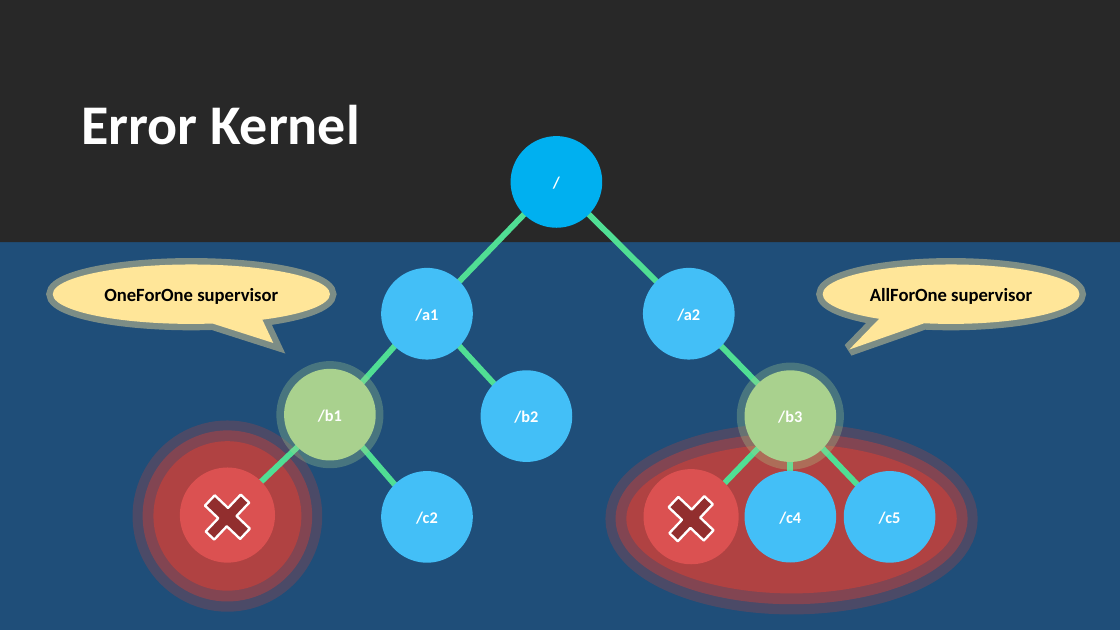
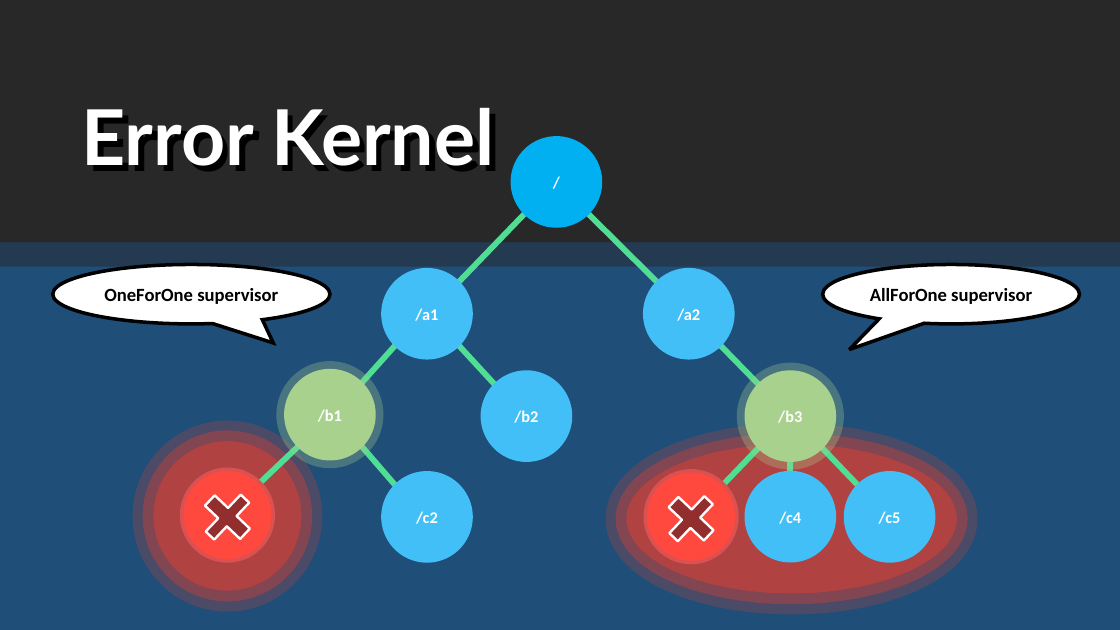
Before and after one commit to rogeralsing/Presentations, a slide deck: slide 15 of FailingGracefully/QConSP/protoactor.pptx (slide 14 before the commit). Drawn at 1120x630 pixels with LibreOffice and Linux fonts; fonts in the diff are those of the drawing. Boxes give left, top, right and bottom in pixels: in the first picture for what was removed or moved away, otherwise in the second. Text is boxed around its words. In the diff, an @@ line names an element or a change of style, - is before the commit and + after.

```diff
--- a/FailingGracefully/QConSP/protoactor.pptx
+++ b/FailingGracefully/QConSP/protoactor.pptx
@@ text "Error Kernel" at [81,107,494,166]: size 48 to 66 pt, font Calibri to Lato @@
@@ rounded rectangle added at [0,242,1120,266], fill #282828 at 50% opacity @@
@@ speech bubble "OneForOne supervisor" at [53,265,330,324]: fill #FFE699 to #FFFFFF; outline #FFE699 11 pt to #000000 3 pt @@
@@ speech bubble "AllForOne supervisor" at [823,265,1080,324]: fill #FFE699 to #FFFFFF; outline #FFE699 11 pt to #000000 3 pt @@
@@ ellipse at [181,470,273,561]: fill #DB5151 to #FF493E @@
@@ ellipse at [645,471,737,563]: fill #DB5151 to #FF493E @@
```
Also in this commit, not shown: 13 other slides changed, 5 slides added, 1 slide removed.
